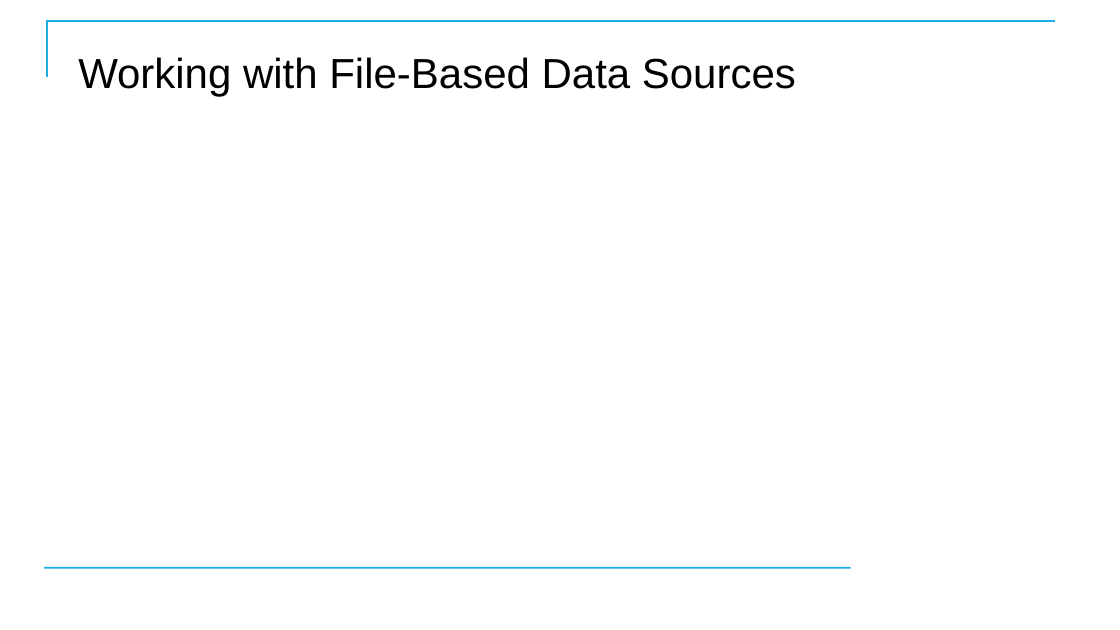
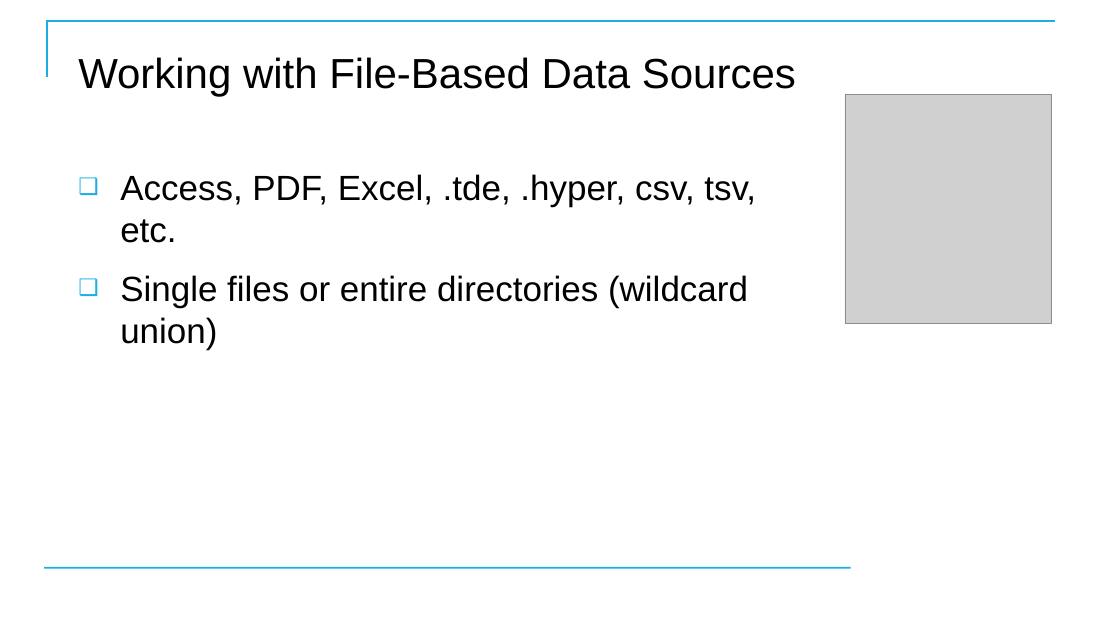
Before and after one commit to CostelloTechnicalConsulting/XTBP10---Tableau-Prep-Introduction, a slide deck: slide 35 of ppt/TableauPrepBuilderIntroV1_1.pptx. Drawn at 1120x630 pixels with LibreOffice and Linux fonts; fonts in the diff are those of the drawing; grey boxes stand for pictures; background and template pictures are left out. Boxes give left, top, right and bottom in pixels: in the first picture for what was removed or moved away, otherwise in the second. Text is boxed around its words. In the diff, an @@ line names an element or a change of style, - is before the commit and + after.

```diff
--- a/ppt/TableauPrepBuilderIntroV1_1.pptx
+++ b/ppt/TableauPrepBuilderIntroV1_1.pptx
@@ picture added at (845, 94, 1052, 323) @@
@@ text added at (120, 174, 756, 350), 30 pt, text #000000 @@
+❑ Access, PDF, Excel, .tde, .hyper, csv, tsv, etc.
+❑ Single files or entire directories (wildcard union)
```
Also in this commit, not shown: 3 other slides changed, 8 other files.
